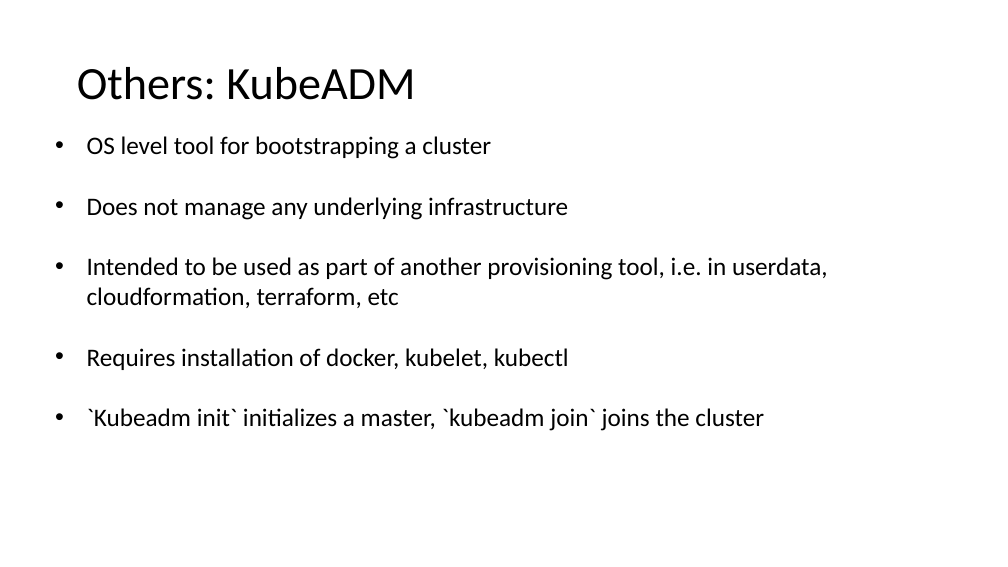
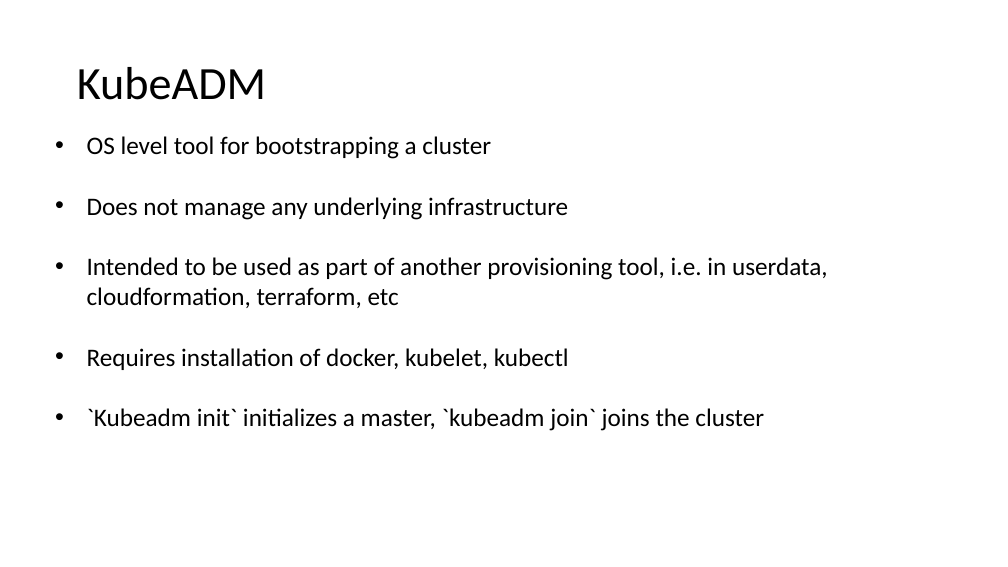
Before and after one commit to aws-samples/aws-workshop-for-kubernetes, a slide deck: slide 18 of slides/slides.pptx. Drawn at 1008x567 pixels with LibreOffice and Linux fonts; fonts in the diff are those of the drawing. Boxes give left, top, right and bottom in pixels: in the first picture for what was removed or moved away, otherwise in the second. Text is boxed around its words. In the diff, an @@ line names an element or a change of style, - is before the commit and + after.

```diff
--- a/slides/slides.pptx
+++ b/slides/slides.pptx
@@ title at [77, 67, 266, 100]: text changed @@
-Others: KubeADM
+KubeADM
```
Also in this commit, not shown: 10 other slides changed.
